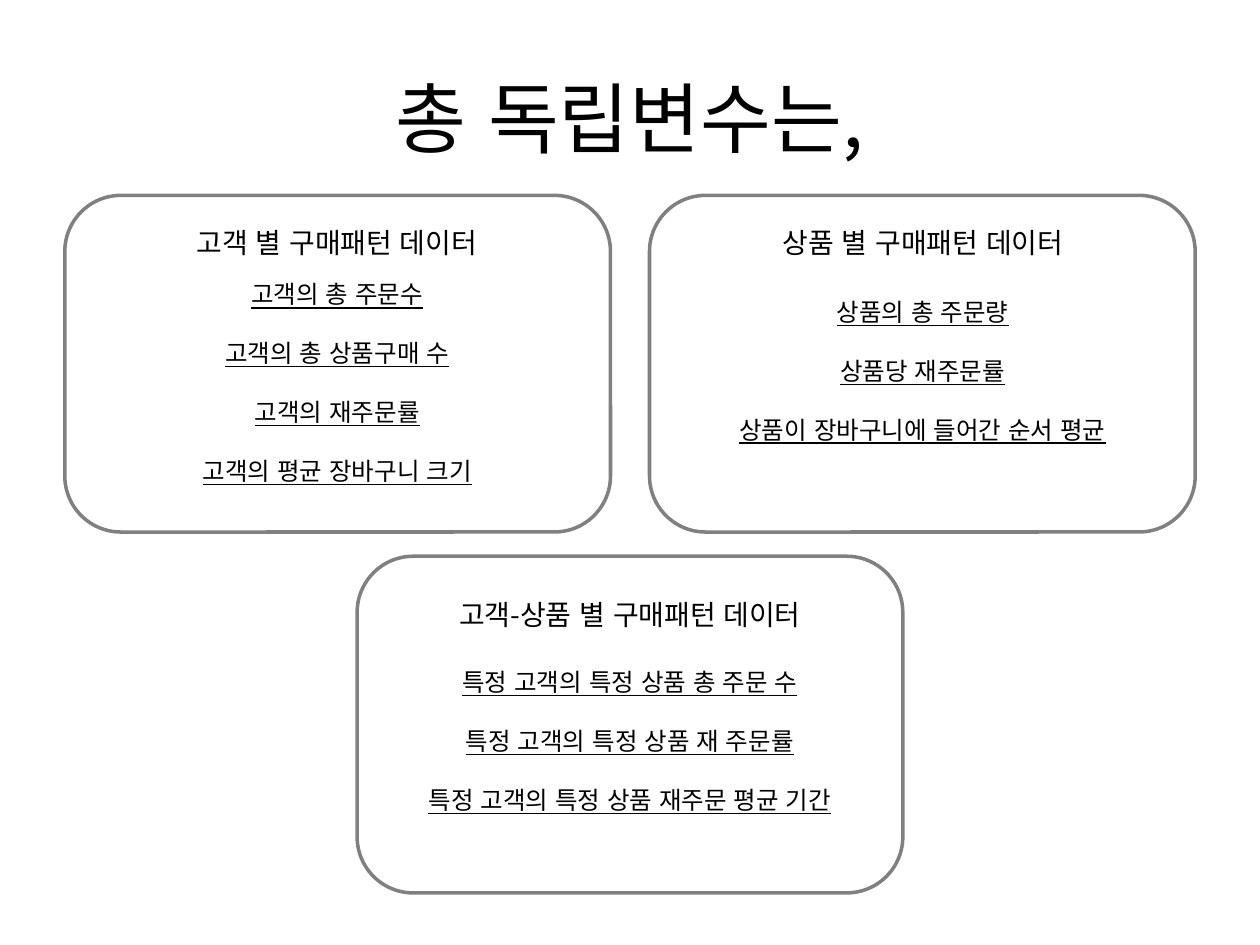
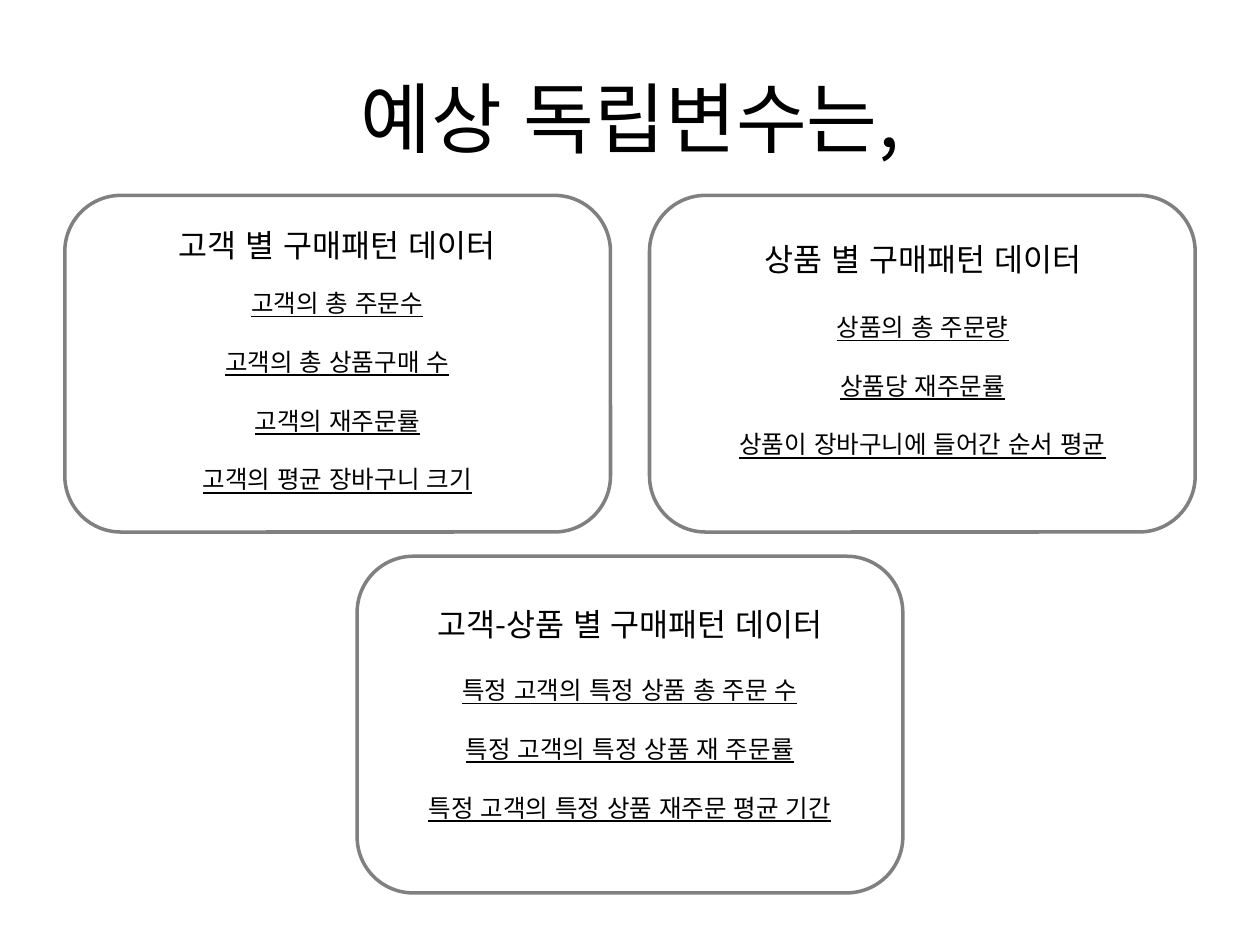
Before and after one commit to WasVelinn/1stPerSonalProjecT, a slide deck: slide 24 of 프레젠테이션1.pptx. Drawn at 1260x945 pixels with LibreOffice and Linux fonts; fonts in the diff are those of the drawing. Boxes give left, top, right and bottom in pixels: in the first picture for what was removed or moved away, otherwise in the second. Text is boxed around its words. In the diff, an @@ line names an element or a change of style, - is before the commit and + after.

```diff
--- a/프레젠테이션1.pptx
+++ b/프레젠테이션1.pptx
@@ title at (360, 83, 900, 162): text changed @@
-총 독립변수는,
+예상 독립변수는,
@@ text "상품 별 구매패턴 데이터": place and size @@
-text "상품 별 구매패턴 데이터" at (783, 230, 1063, 256)
+text "상품 별 구매패턴 데이터" at (765, 245, 1081, 274)
@@ text "고객의 총 주문수": place and size @@
-text "고객의 총 주문수" at (203, 282, 471, 485)
+text "고객의 총 주문수" at (203, 291, 471, 494)
@@ text "상품의 총 주문량": place and size @@
-text "상품의 총 주문량" at (739, 300, 1105, 444)
+text "상품의 총 주문량" at (739, 315, 1105, 459)
@@ size 16 to 18 pt in 3 elements at (179, 231, 495, 260), (765, 245, 1081, 274), (437, 610, 823, 639) @@
@@ text "고객-상품 별 구매패턴 데이터": place and size @@
-text "고객-상품 별 구매패턴 데이터" at (459, 602, 801, 628)
+text "고객-상품 별 구매패턴 데이터" at (437, 610, 823, 639)
@@ text "특정 고객의 특정 상품 총 ...": place and size @@
-text "특정 고객의 특정 상품 총 ..." at (428, 670, 831, 814)
+text "특정 고객의 특정 상품 총 ..." at (428, 678, 831, 822)
```
Also in this commit, not shown: 39 other slides changed, 2 slides added, 2 slides removed, 18 other files.
